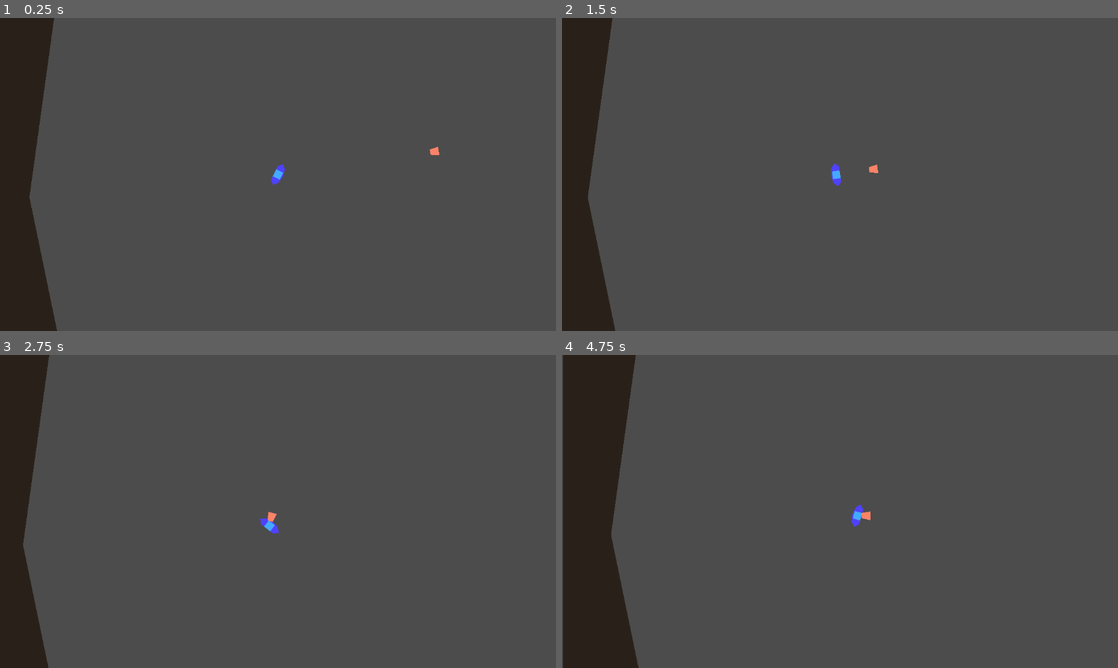
Above: before the commit, frames 1-4 (two rows, left to right).
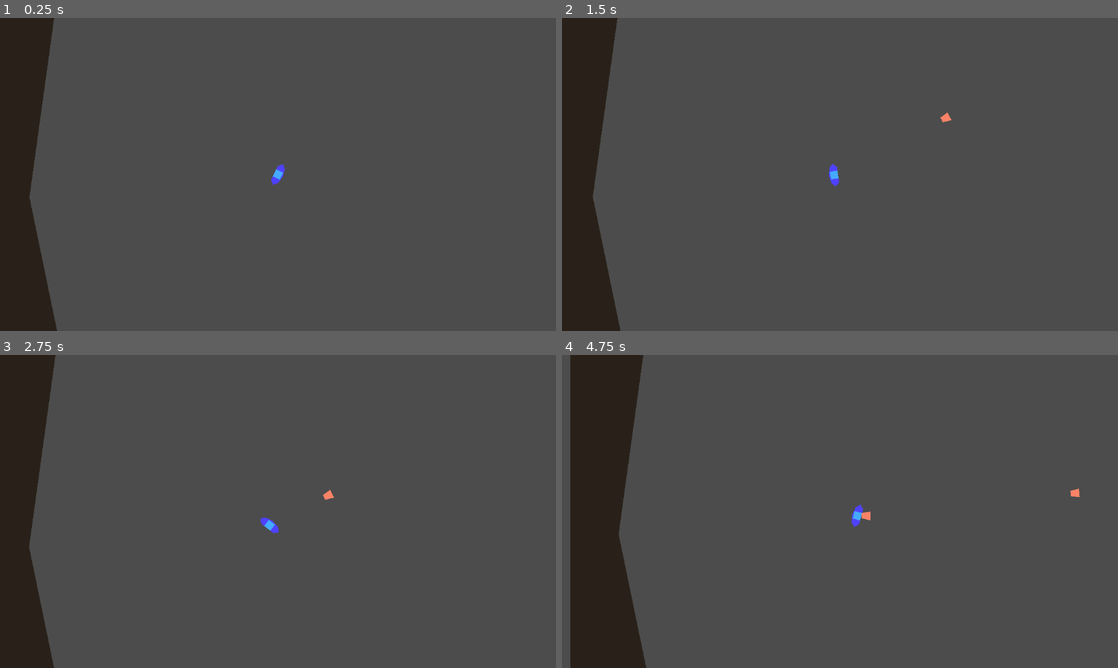
Above: after the commit, the same moments.

Repository: xiongyaohua/topdown-shooter
Game: Godot game, scene res://world.tscn
The game is run twice, just before and just after one commit, with the same random seed, the same clock (stepped at 60 frames per second) and the same inputs.
Inputs (mouse positions are in pixels of both pictures, inside the frame that each line leads up to):
- Up to frame 1 (0.25 s): no input
- Up to frame 2 (1.5 s): move the mouse to (962, 158) at 0.52 s; move the mouse to (728, 190) at 1.27 s
- Up to frame 3 (2.75 s): move the mouse to (333, 442) at 2.02 s
- Up to frame 4 (4.75 s): move the mouse to (812, 574) at 2.77 s; move the mouse to (1006, 558) at 3.52 s; move the mouse to (673, 464) at 4.27 s

The runs differ from the first frame. In frame 1, less than 0.1% of the frame differs, in the area x 77-79%, y 41-44%; in frame 2, 1.1%; in frame 3, 1.2%; in frame 4, 2.8%, in the area x 0-94%, y 0-100%.

Commit message:
生成怪物

Diff:
--- a/bullet.tscn
+++ b/bullet.tscn
@@ -7,7 +7,8 @@
 
 # Called when the node enters the scene tree for the first time.
 func _ready():
-	pass # Replace with function body.
+	var tween = create_tween()
+	tween.tween_callback(queue_free).set_delay(2)
 
 
 # Called every frame. 'delta' is the elapsed time since the previous frame.
--- a/monster.tscn
+++ b/monster.tscn
@@ -6,8 +6,8 @@
 script/source = "extends CharacterBody2D
 
 
-@export var speed := 200.0
-@export var life := 100.0
+@export var speed := 100.0
+@export var life := 50.0
 @export var Explosion: PackedScene = null
 
 signal death(transform: Transform2D, explosion: Node2D)
--- a/world.tscn
+++ b/world.tscn
@@ -8,21 +8,15 @@
 [sub_resource type="GDScript" id="GDScript_56o48"]
 script/source = "extends Node2D
 
-
 # Called when the node enters the scene tree for the first time.
 func _ready():
 	$Camera.target = $Player
-	$Monster.target = $Player
+	$MonsterManager.target = $Player
 
 func _on_player_fire_bullet(transform):
 	$BulletManager.fire(transform)
 	$Camera.add_trauma(0.2, 0.3)
 
-
-func _on_monster_death(transform, explosion):
-	add_child(explosion)
-	explosion.global_transform = transform
-	explosion.emitting = true
 "
 
 [sub_resource type="Environment" id="Environment_v7shs"]
@@ -47,6 +41,40 @@
 	add_child(bullet)
 "
 
+[sub_resource type="GDScript" id="GDScript_s86d8"]
+script/source = "extends Node2D
+
+@export var Monster: PackedScene
+
+var target = null
+
+func _ready():
+	var tween = create_tween().set_loops()
+	tween.tween_callback(spawn).set_delay(1)
+
+func spawn():
+	var monster := Monster.instantiate()
+	monster.death.connect(_on_monster_death)
+
+	var p: Vector2
+	while true:
+		var x = randf_range(-800, 800)
+		var y = randf_range(-800, 800)
+		p = Vector2(x, y)
+
+		if p.distance_to(target.position) > 50.0:
+			break
+
+	add_child(monster)
+	monster.position = p
+	monster.target = target
+
+func _on_monster_death(transform, explosion):
+	add_child(explosion)
+	explosion.global_transform = transform
+	explosion.emitting = true
+"
+
 [node name="World" type="Node2D"]
 script = SubResource("GDScript_56o48")
 
@@ -63,8 +91,8 @@
 [node name="BulletManager" type="Node2D" parent="."]
 script = SubResource("GDScript_1fqsf")
 
-[node name="Monster" parent="." instance=ExtResource("3_vabds")]
-position = Vector2(366, -53)
+[node name="MonsterManager" type="Node2D" parent="."]
+script = SubResource("GDScript_s86d8")
+Monster = ExtResource("3_vabds")
 
 [connection signal="fire_bullet" from="Player" to="." method="_on_player_fire_bullet"]
-[connection signal="death" from="Monster" to="." method="_on_monster_death"]
Not shown: 1 places in world.tscn that only renumber resources
